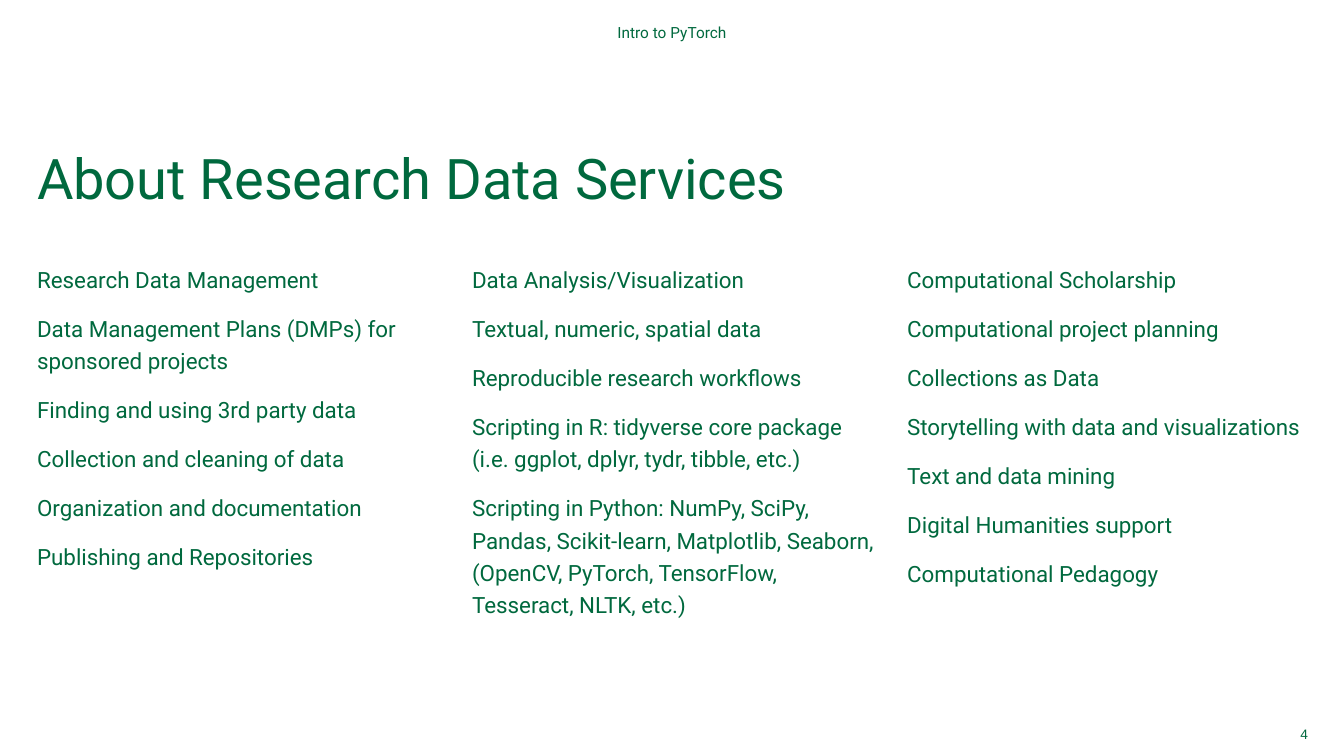
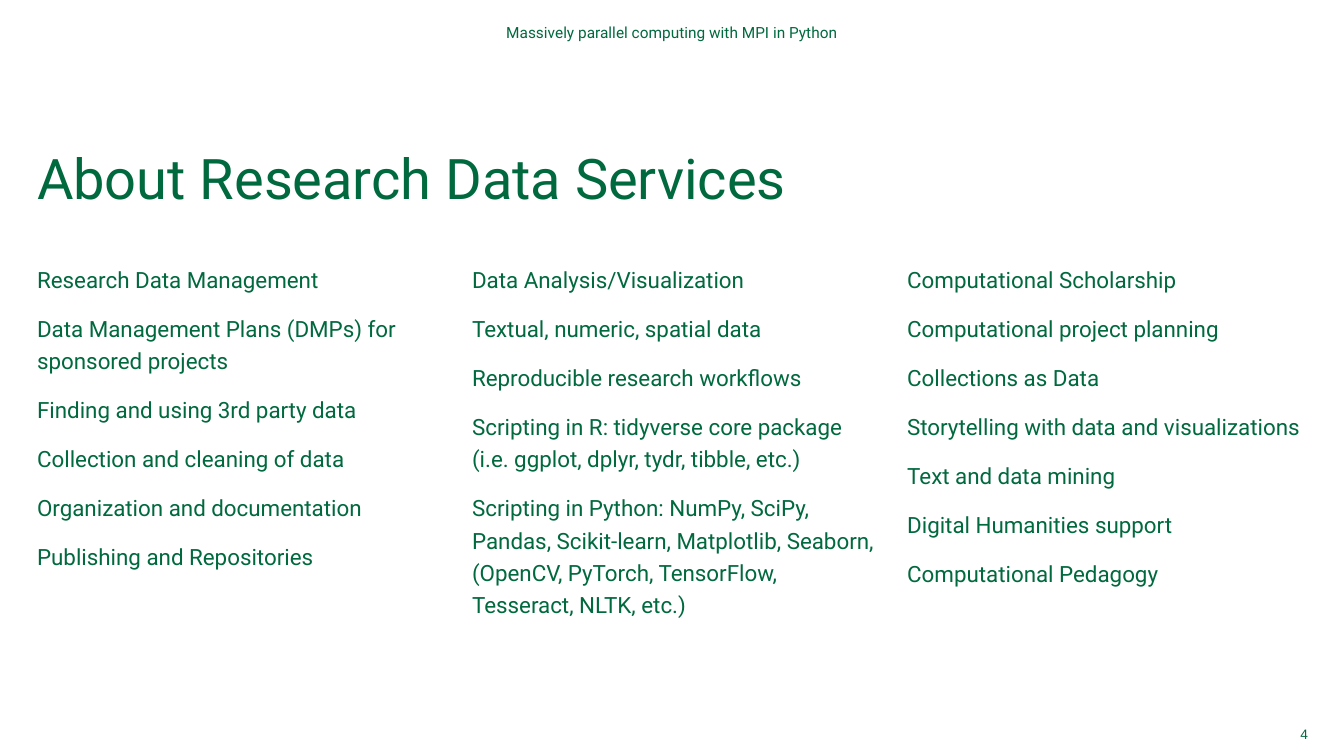
Before and after one commit to Dartmouth-Libraries/distributed-computing-with-python-and-mpi, a slide deck: slide 4 of ppt/Distributed-Computing-with-MPI.pptx. Drawn at 1344x756 pixels with LibreOffice and Linux fonts; fonts in the diff are those of the drawing; background and template pictures are left out. Boxes give left, top, right and bottom in pixels: in the first picture for what was removed or moved away, otherwise in the second. Text is boxed around its words. In the diff, an @@ line names an element or a change of style, - is before the commit and + after.

```diff
--- a/ppt/Distributed-Computing-with-MPI.pptx
+++ b/ppt/Distributed-Computing-with-MPI.pptx
@@ text at (506, 26, 837, 42): text changed @@
-Intro to PyTorch
+Massively parallel computing with MPI in Python
```
Also in this commit, not shown: 7 other slides changed, 4 slides added, 3 slides removed.
